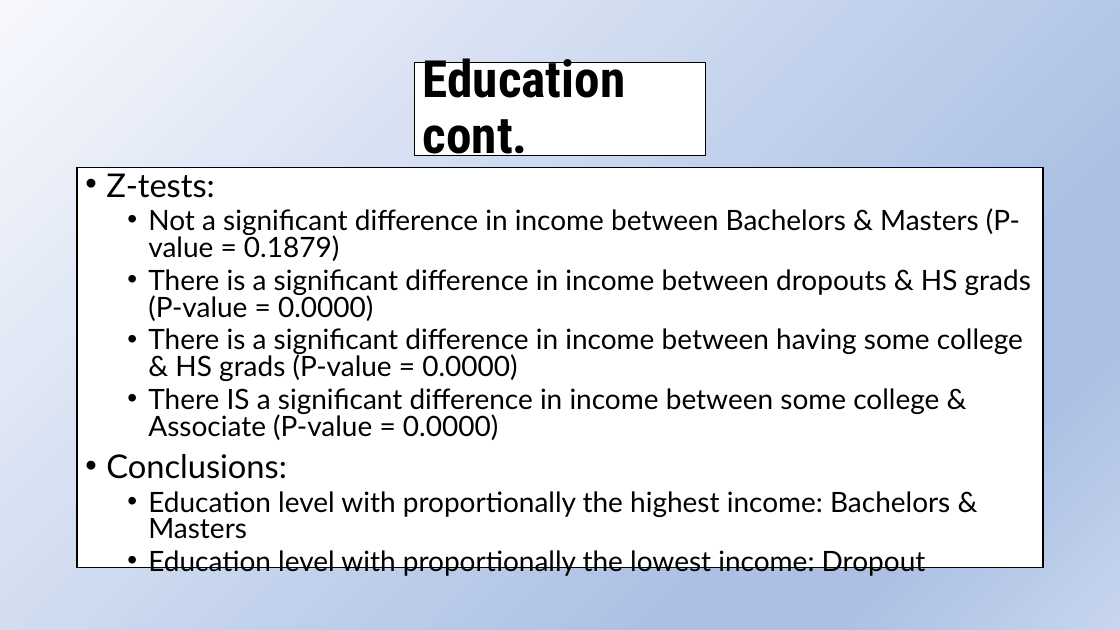
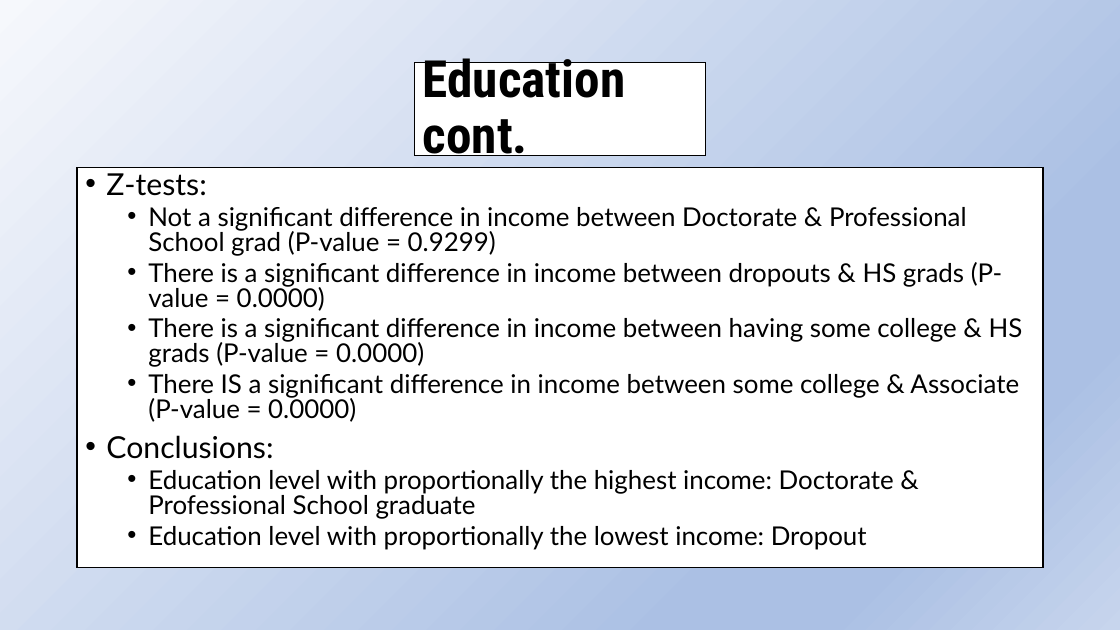
Before and after one commit to MattLombardo/Project-1, a slide deck: slide 12 of Project 1 Group 4 PPT.pptx. Drawn at 1120x630 pixels with LibreOffice and Linux fonts; fonts in the diff are those of the drawing. Boxes give left, top, right and bottom in pixels: in the first picture for what was removed or moved away, otherwise in the second. Text is boxed around its words. In the diff, an @@ line names an element or a change of style, - is before the commit and + after.

```diff
--- a/Project 1 Group 4 PPT.pptx
+++ b/Project 1 Group 4 PPT.pptx
@@ text at bbox=[106, 173, 1023, 550]: size 28 to 25.9 pt in "Z-tests:", "Conclusions:"; size 24 to 22.2 pt in "There is a significant difference in income ...", "There is a significant difference in income ...", "There IS a significant difference in income ...", "Education level with proportionally the lowest income: ..." @@
@@ text at bbox=[148, 207, 967, 256]: text changed; size 24 to 22.2 pt @@
-  • Not a significant difference in income between Bachelors & Masters (P-value = 0.1879)
+  • Not a significant difference in income between Doctorate & Professional School grad (P-value = 0.9299)
@@ text at bbox=[148, 470, 894, 519]: text changed; size 24 to 22.2 pt @@
-  • Education level with proportionally the highest income: Bachelors & Masters
+  • Education level with proportionally the highest income: Doctorate & Professional School graduate
```
Also in this commit, not shown: 2 other slides changed, 5 other files.
